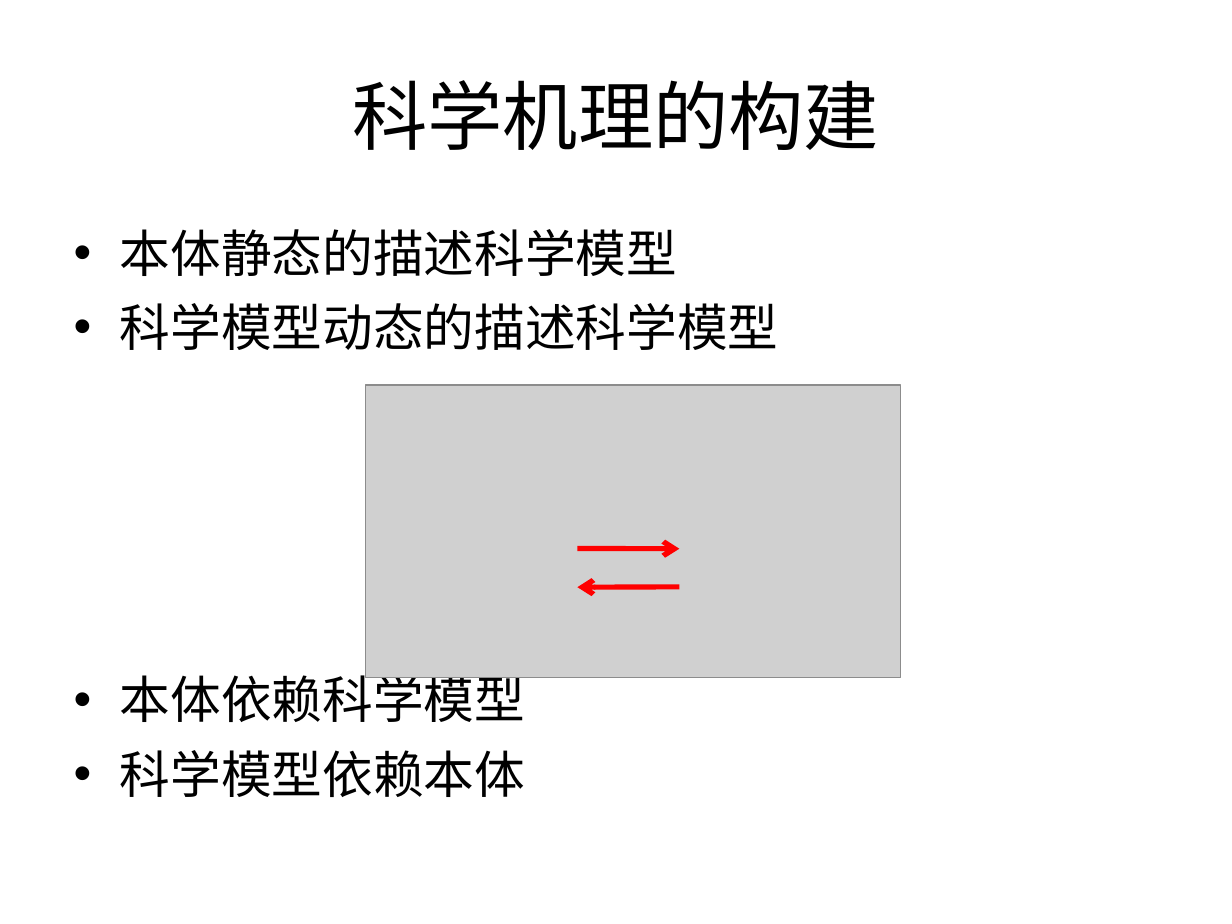
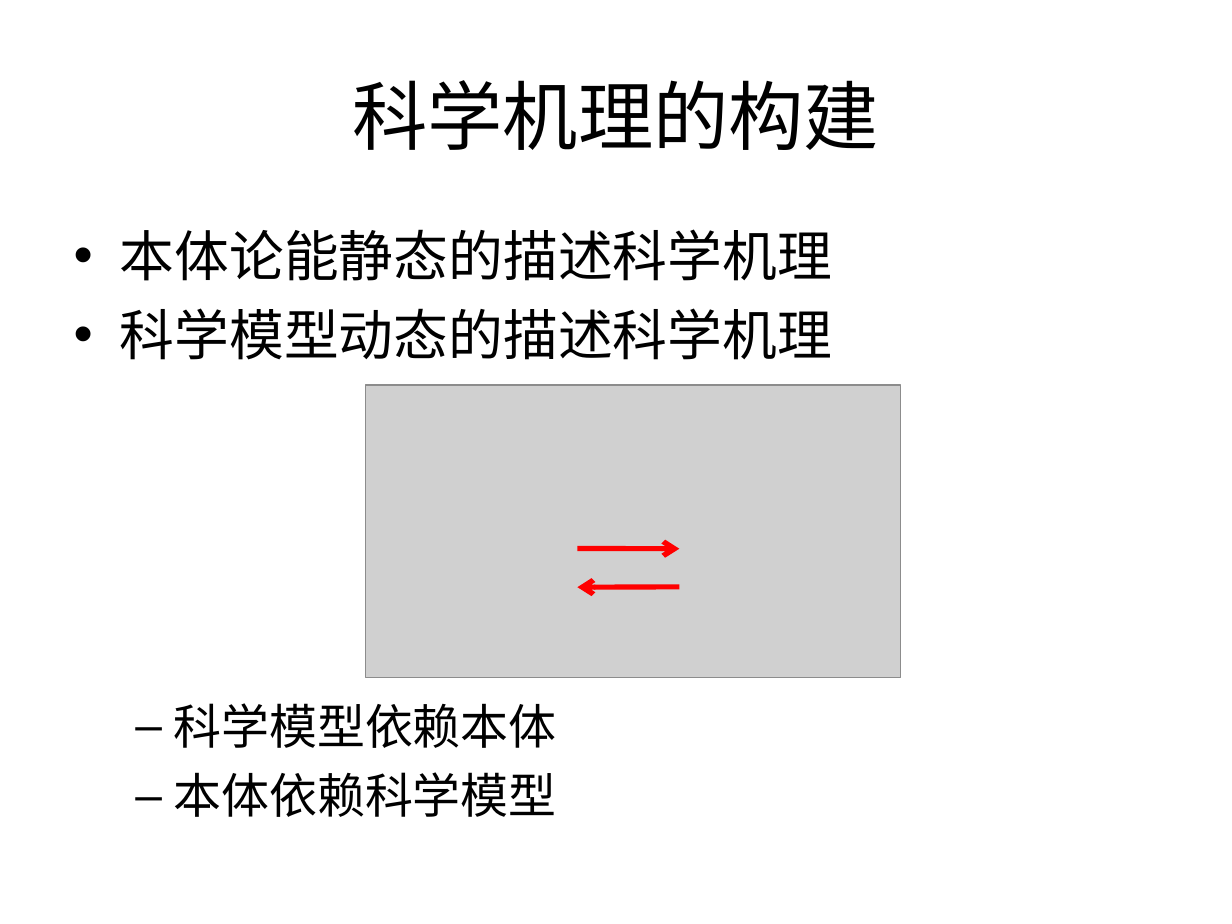
Before and after one commit to Nookleptia/qianmen3d, a slide deck: slide 23 of 毕设文件/毕设提纲.ppt. Drawn at 1232x924 pixels with LibreOffice and Linux fonts; fonts in the diff are those of the drawing; grey boxes stand for pictures. Boxes give left, top, right and bottom in pixels: in the first picture for what was removed or moved away, otherwise in the second. Text is boxed around its words. In the diff, an @@ line names an element or a change of style, - is before the commit and + after.

```diff
--- a/毕设文件/毕设提纲.ppt
+++ b/毕设文件/毕设提纲.ppt
@@ text at (x1=120, y1=229, x2=832, y2=748): text changed; size 29.6 to 32 pt @@
-• 本体静态的描述科学模型
-• 科学模型动态的描述科学模型
+• 本体论能静态的描述科学机理
+• 科学模型动态的描述科学机理
+  – 科学模型依赖本体
@@ text at (x1=120, y1=750, x2=525, y2=797): paragraph removed @@
-• 科学模型依赖本体
@@ text at (x1=174, y1=772, x2=557, y2=817): size 29.6 to 28 pt in "本体依赖科学模型"; bullet • to –; list level 1 to 2 in "本体依赖科学模型" @@
```
Also in this commit, not shown: 24 other slides changed, 6 slides added, 4 slides removed, 2 other files.
